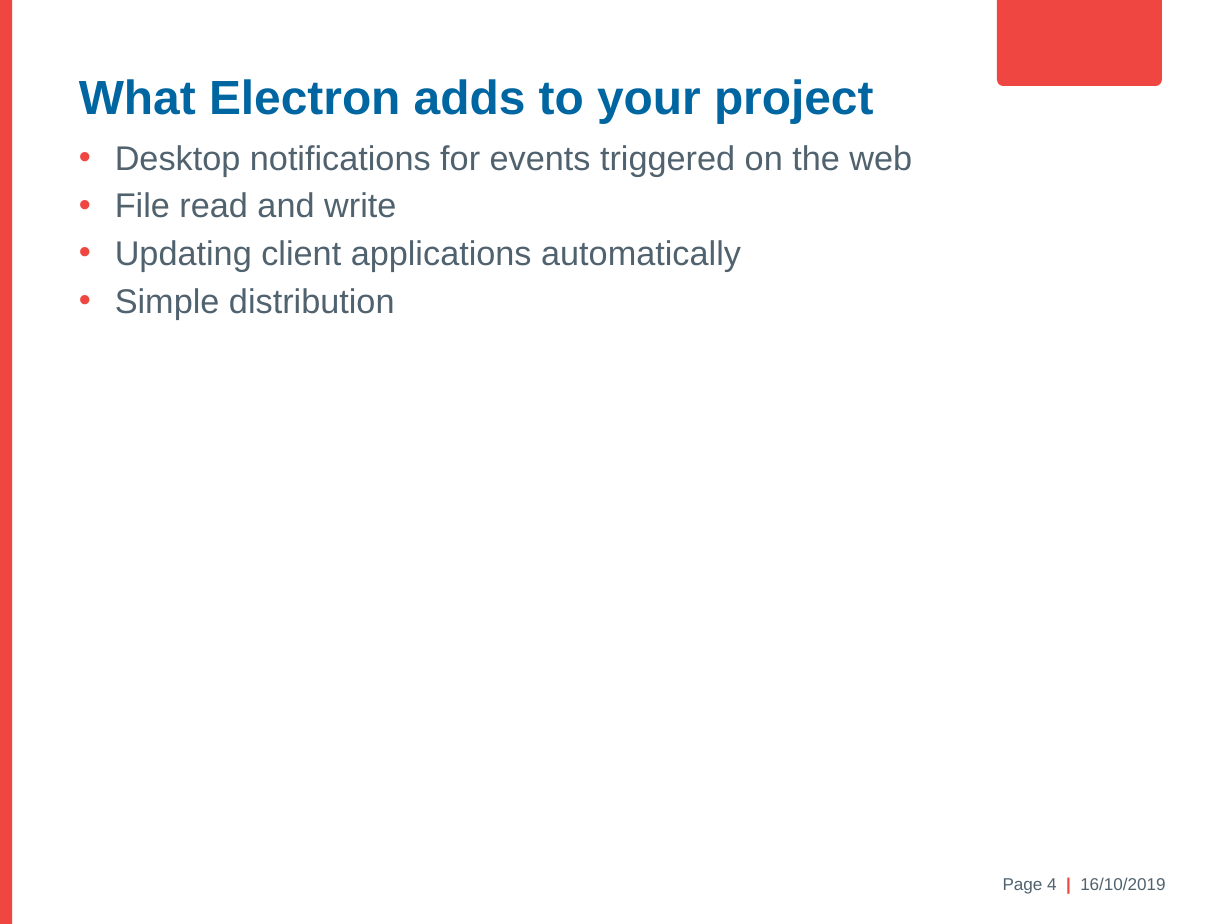
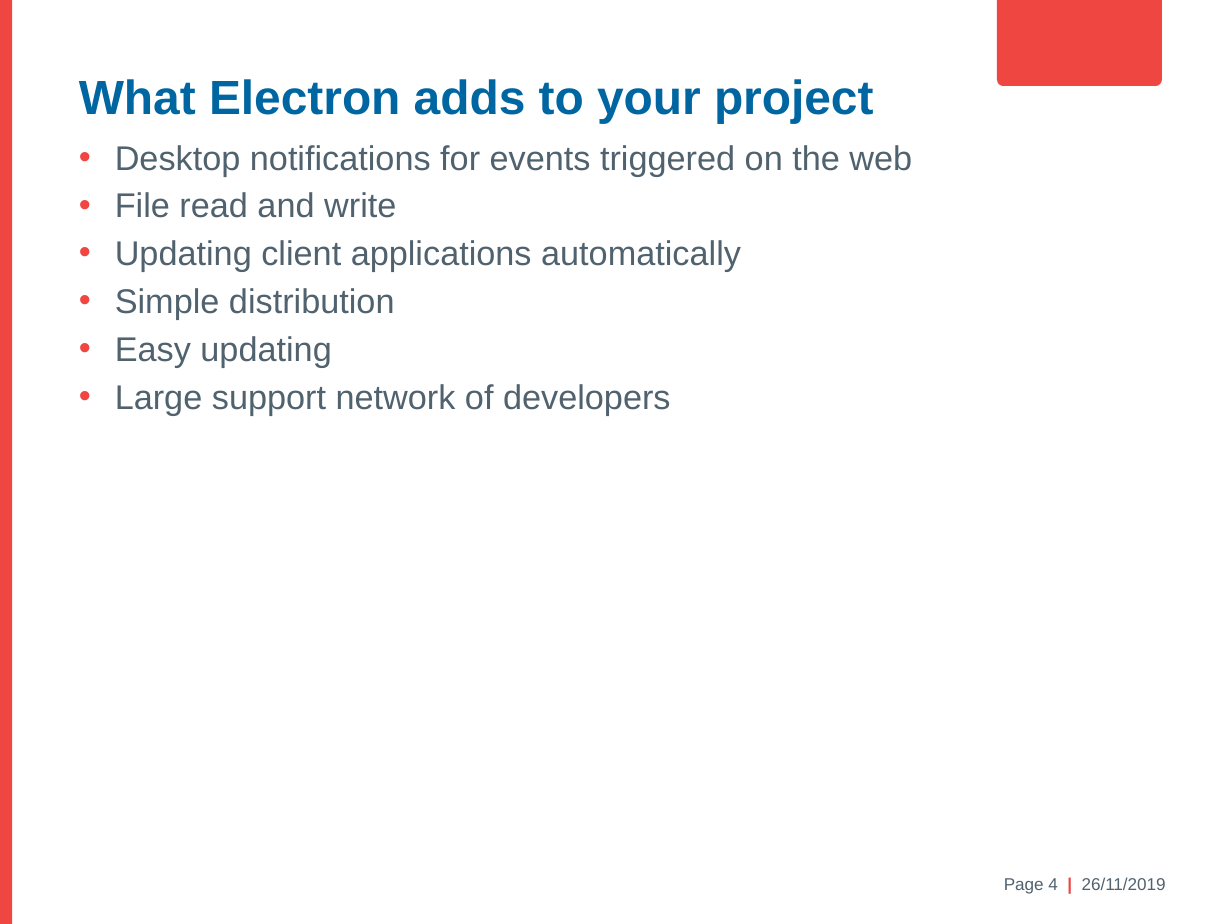
Before and after one commit to antonmaeso/HastingsPier, a slide deck: slide 4 of Electron Brownbag.pptx. Drawn at 1232x924 pixels with LibreOffice and Linux fonts; fonts in the diff are those of the drawing; background and template pictures are left out. Boxes give left, top, right and bottom in pixels: in the first picture for what was removed or moved away, otherwise in the second. Text is boxed around its words. In the diff, an @@ line names an element or a change of style, - is before the commit and + after.

```diff
--- a/Electron Brownbag.pptx
+++ b/Electron Brownbag.pptx
@@ text at <box>115,336,671,416</box>: paragraphs added @@
+• Easy updating
+• Large support network of developers
@@ text at <box>1004,877,1166,894</box>: text changed @@
-Page 4 | 16/10/2019
+Page 4 | 26/11/2019
```
Also in this commit, not shown: 4 other slides changed, 2 slides added, 1 other file.
